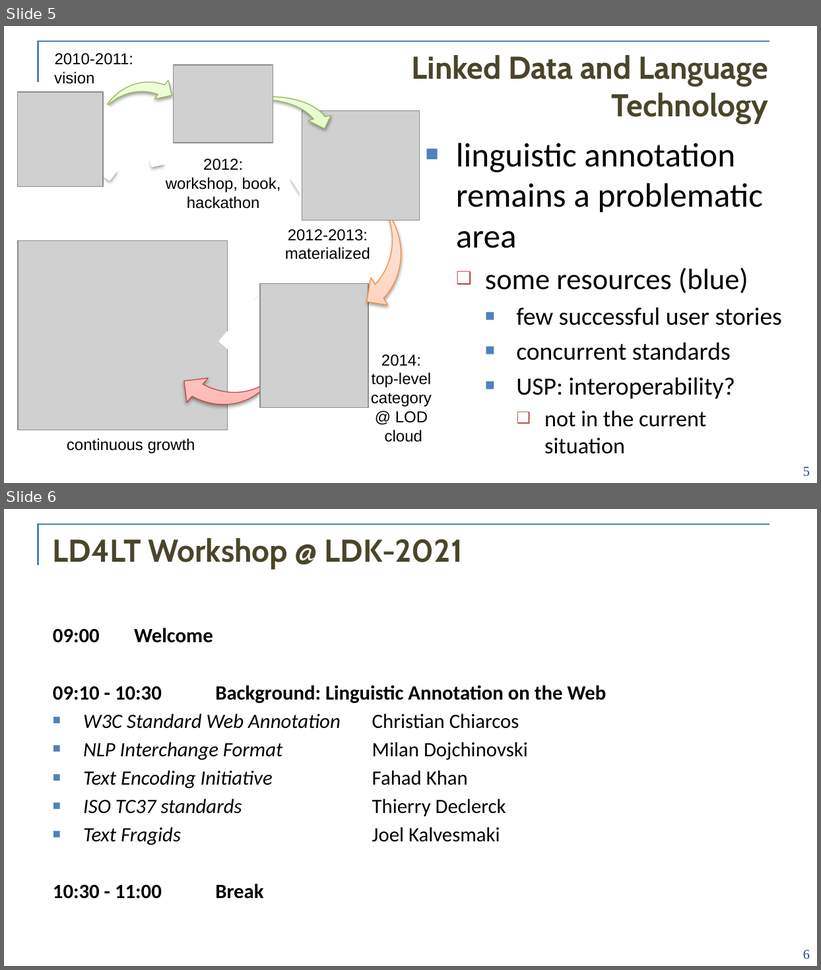
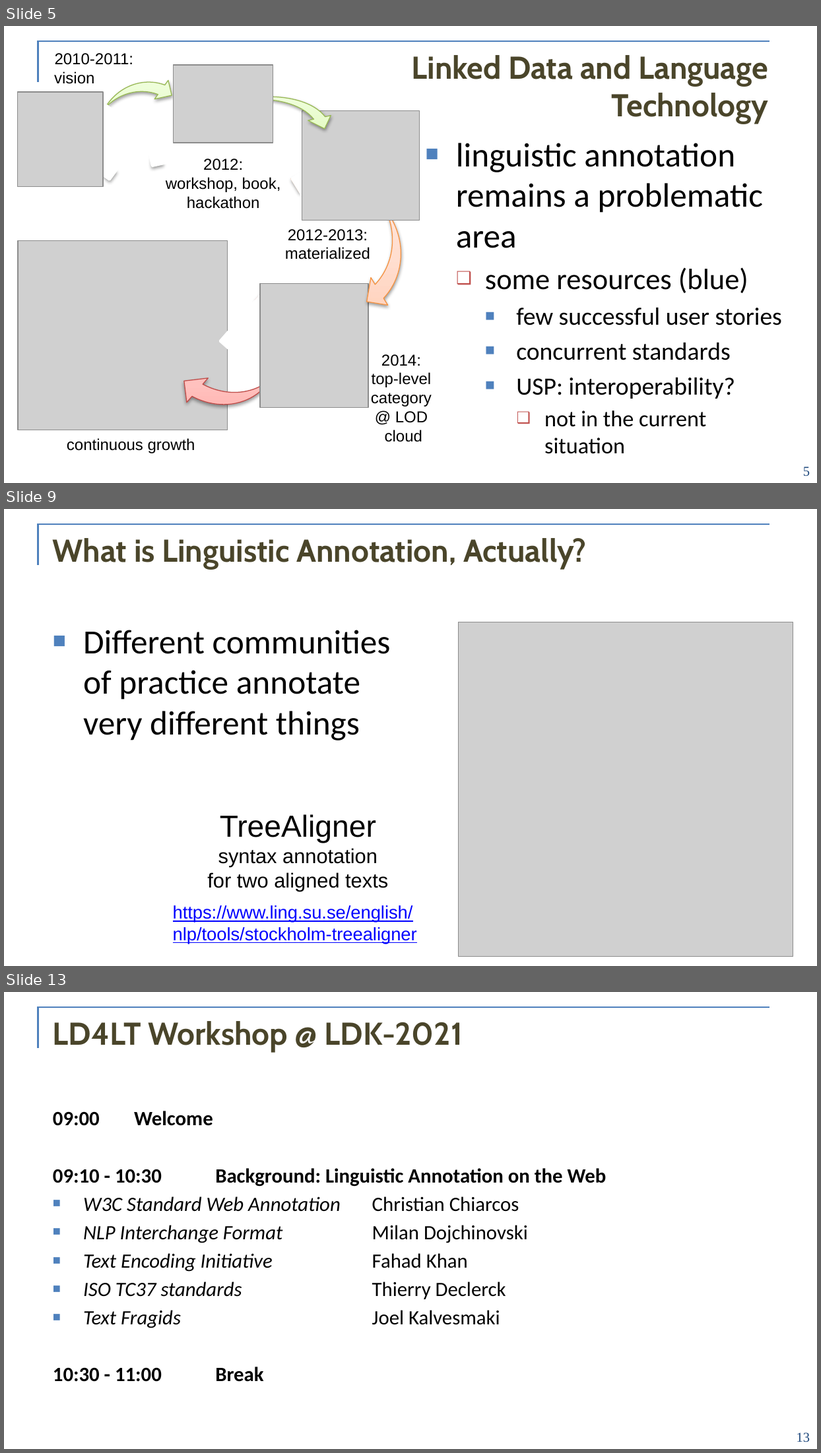
Before and after one commit to ld4lt/linguistic-annotation, a slide deck: doc/meetings/ldk-2021/0-welcome.pptx. Shown one above the other, each under a label of ours: slides 5 and 6 before the commit, slides 5, 9 and 13 after it; the slides between them are not shown. The pictures are 821x970 and 821x1453 pixels, drawn with LibreOffice and Linux fonts; fonts in the diff are those of the drawing; grey boxes stand for pictures; background and template pictures are left out. Boxes give left, top, right and bottom in pixels: in the first picture for what was removed or moved away, otherwise in the second. Text is boxed around its words. In the diff, an @@ line names an element or a change of style, - is before the commit and + after.

```diff
--- a/doc/meetings/ldk-2021/0-welcome.pptx
+++ b/doc/meetings/ldk-2021/0-welcome.pptx
@@ slide 9 added at (x1=4, y1=509, x2=817, y2=966), background #FFFFFF; not listed: 2 template elements that a slide beside it also shows @@
@@ title added at (x1=53, y1=538, x2=587, y2=569), 28 pt, text #4A452A, bold @@
+What is Linguistic Annotation, Actually?
@@ picture added at (x1=459, y1=623, x2=793, y2=957) @@
@@ text added at (x1=83, y1=630, x2=391, y2=741), 30 pt, text #000000 @@
+■ Different communities of practice annotate very different things
@@ text added at (x1=207, y1=815, x2=388, y2=892), 18 pt, text #000000 @@
+TreeAligner
+syntax annotation
+for two aligned texts
@@ text added at (x1=173, y1=906, x2=417, y2=945), 16 pt, text #0000FF, underline @@
+https://www.ling.su.se/english/nlp/tools/stockholm-treealigner
@@ what was slide 6 is now slide 13 @@
@@ page number at (x1=797, y1=1433, x2=810, y2=1443): text changed @@
-6
+13
```
Also in this commit, not shown: 5 slides changed, 6 other slides added, 1 other file.
